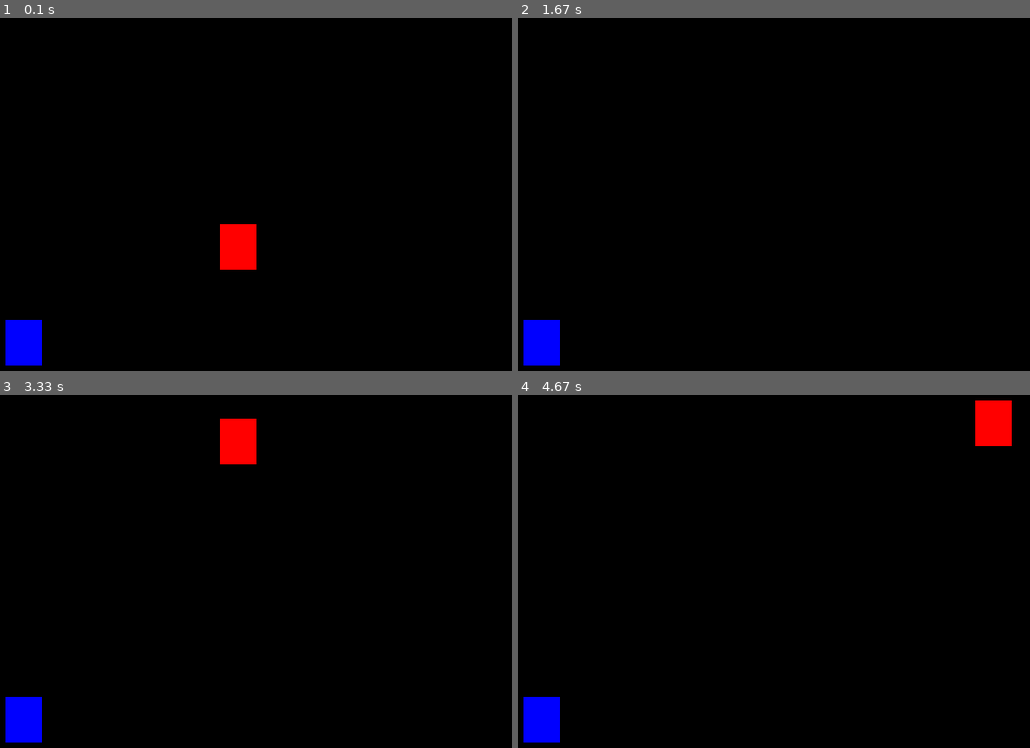
Above: before the commit, frames 1-4 (two rows, left to right).
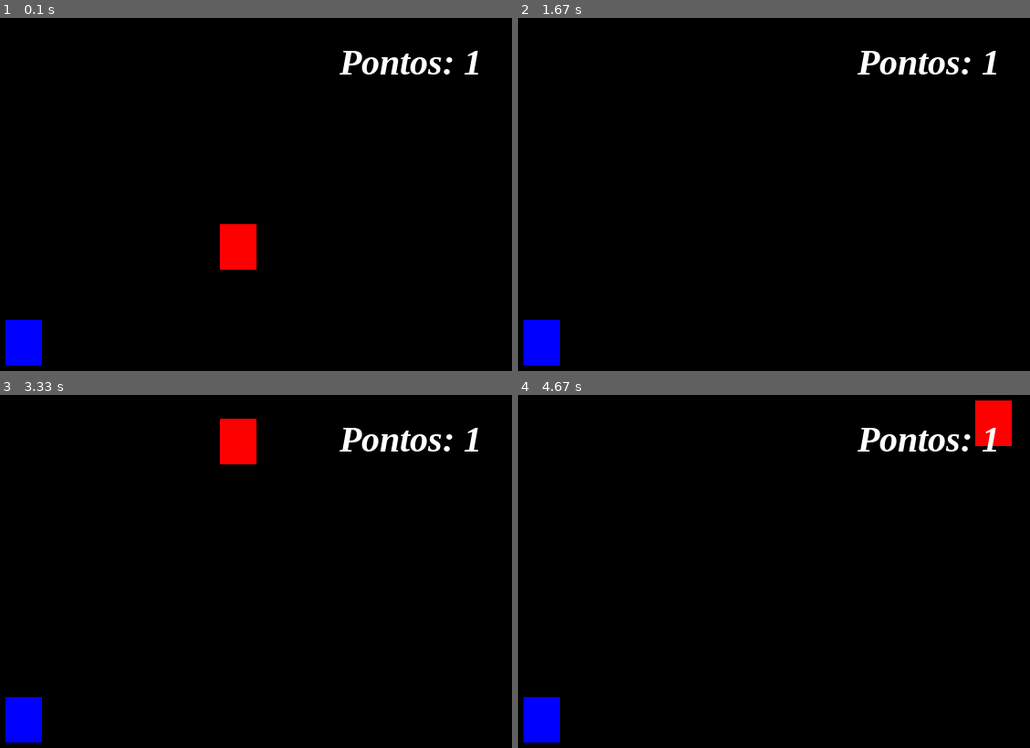
Above: after the commit, the same moments.

Repository: JackDev085/Jogo-da-cobrinha---PYTHON
Game: pygame game, started from pygames.py
Two runs of this game, one before a commit and one after it. Both use one fixed random seed, a clock stepped at 60 frames per second and the inputs below.
Inputs:
- Up to frame 1 (0.1 s): no input
- Up to frame 2 (1.67 s): hold D 0.33-0.8 s; hold W 0.83-1.13 s; hold D 1.17-1.63 s
- Up to frame 3 (3.33 s): hold A 1.67-2.2 s; hold S 2.23-2.53 s; hold A 2.57-2.97 s; hold W from 3 s (still down)
- Up to frame 4 (4.67 s): release W at 3.37 s; hold D 3.4-4.03 s; hold A from 4.47 s (still down)

The runs differ from the first frame. In frame 1, 0.7% of the frame differs, in the area x 66-94%, y 9-17%; in frame 2, 0.7%; in frame 3, 0.7%; in frame 4, 0.7%.

Commit message:
Adicionado um placar no jogo

Diff:
--- a/pygames.py
+++ b/pygames.py
@@ -11,8 +11,12 @@
 altura = 480
 x=largura/2
 y=altura/2
+
 x_azul = randint(40,600)
 y_azul = randint(50,430)
+
+pontos = 0
+fonte = pygame.font.SysFont('times new roman', 40,True,True)
 #criando a tela de exibição do jogo parametrizado por largura e altura
 tela = pygame.display.set_mode((largura,altura))
 #Renomeando o nome da janela que exibirá o jogo
@@ -28,6 +32,9 @@
     relogio.tick(30)
     #Preenche toda a tela com a cor especificada
     tela.fill((0,0,0))
+
+    mensagem = f'Pontos: {pontos}'
+    texto_formatado = fonte.render(mensagem, True, (255,255,255))
     #Para cada evento que acontecer no jogo
     for event in pygame.event.get():
         #Se o evento for sair do jogo ele irá fechar
@@ -66,6 +73,8 @@
     if ret_vermelho.colliderect(ret_azul):
         x_azul = randint(40,600)
         y_azul = randint(50,430)
+        #Incrementando os pontos quando houver colisão
+        pontos = pontos + 1
     #Criando um circulo no jogo
     """
                # Tela / Cor do objeto / posição do objeto + raio
@@ -75,4 +84,6 @@
     pygame.draw.line(tela, (255,255,0),(390,0),(390,600),6)
     #Atualizando o display após o término de todos os eventos
     """
+    #Exibindo o texto formatado na cordenada desejada
+    tela.blit(texto_formatado, (450, 40))
     pygame.display.update()
